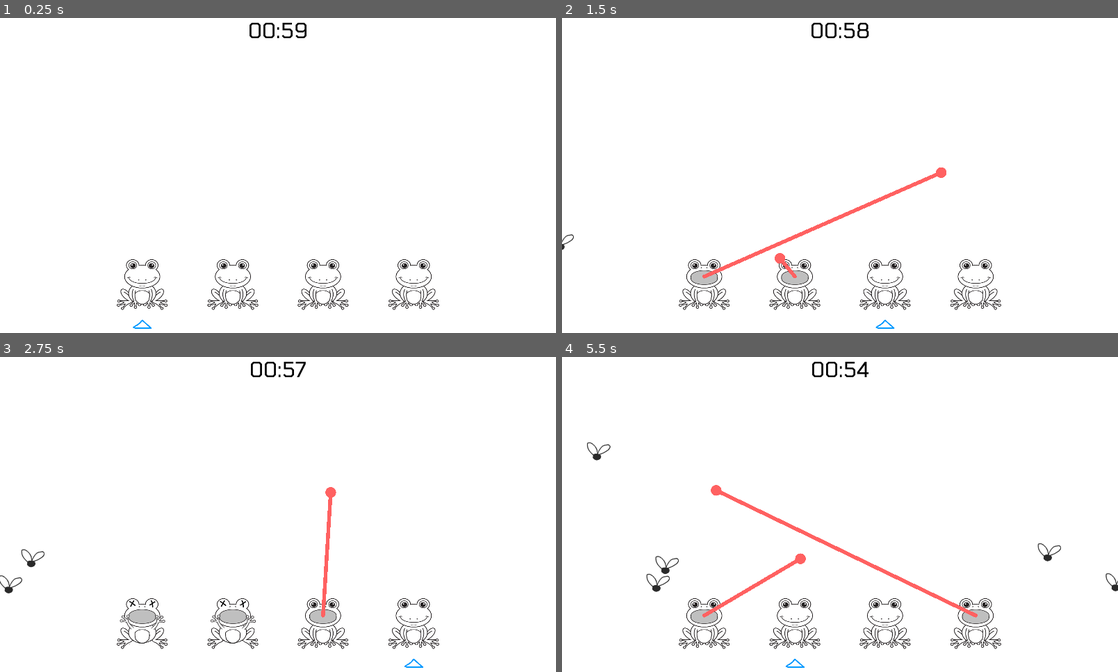
Above: before the commit, frames 1-4 (two rows, left to right).
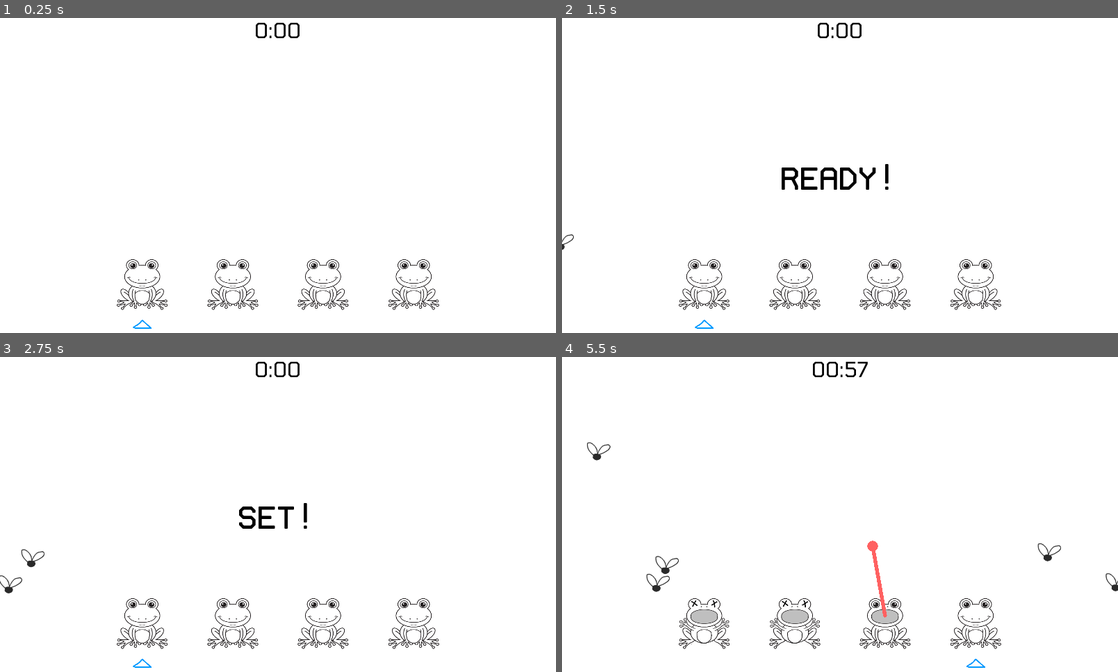
Above: after the commit, the same moments.

Repository: RichoM/time-flies
Game: Godot game, scene res://Level.tscn
The game is run twice, just before and just after one commit, with the same random seed, the same clock (stepped at 60 frames per second) and the same inputs.
Inputs (mouse positions are in pixels of both pictures, inside the frame that each line leads up to):
- Up to frame 1 (0.25 s): no input
- Up to frame 2 (1.5 s): tap Enter at 0.5 s; move the mouse to (962, 162) at 0.52 s; click (962, 162) at 0.67 s; move the mouse to (728, 197) at 1.27 s; click (728, 197) at 1.42 s
- Up to frame 3 (2.75 s): move the mouse to (333, 448) at 2.02 s; click (333, 448) at 2.17 s
- Up to frame 4 (5.5 s): move the mouse to (812, 583) at 2.77 s; click (812, 583) at 2.92 s; move the mouse to (1006, 568) at 3.52 s; click (1006, 568) at 3.67 s; move the mouse to (673, 470) at 4.27 s; click (673, 470) at 4.42 s; move the mouse to (867, 517) at 5.02 s; click (867, 517) at 5.17 s

The runs differ from the first frame. In frame 1, 0.3% of the frame differs, in the area x 44-56%, y 1-7%; in frame 2, 2.0%; in frame 3, 1.9%; in frame 4, 2.3%, in the area x 21-78%, y 1-99%.

Commit message:
Added a start sequence animation

Diff:
--- a/Level.tscn
+++ b/Level.tscn
@@ -1,10 +1,40 @@
-[gd_scene load_steps=9 format=2]
+[gd_scene load_steps=10 format=2]
 
 [ext_resource path="res://fly_spawner.gd" type="Script" id=1]
 [ext_resource path="res://fonts/Tomorrow-Regular.ttf" type="DynamicFontData" id=2]
 [ext_resource path="res://fonts/CatV_6x12_9.ttf" type="DynamicFontData" id=3]
 [ext_resource path="res://level.gd" type="Script" id=8]
 [ext_resource path="res://Frog.tscn" type="PackedScene" id=9]
+
+[sub_resource type="Animation" id=4]
+resource_name = "start_sequence"
+length = 4.0
+tracks/0/type = "value"
+tracks/0/path = NodePath("GUI/center_label:text")
+tracks/0/interp = 1
+tracks/0/loop_wrap = true
+tracks/0/imported = false
+tracks/0/enabled = true
+tracks/0/keys = {
+"times": PoolRealArray( 0, 1, 2, 3, 4 ),
+"transitions": PoolRealArray( 1, 1, 1, 1, 1 ),
+"update": 1,
+"values": [ "", "READY!", "SET!", "GO!", "" ]
+}
+tracks/1/type = "method"
+tracks/1/path = NodePath(".")
+tracks/1/interp = 1
+tracks/1/loop_wrap = true
+tracks/1/imported = false
+tracks/1/enabled = true
+tracks/1/keys = {
+"times": PoolRealArray( 3 ),
+"transitions": PoolRealArray( 1 ),
+"values": [ {
+"args": [  ],
+"method": "start_game"
+} ]
+}
 
 [sub_resource type="DynamicFont" id=1]
 size = 39
@@ -25,6 +55,9 @@
 [node name="Camera2D" type="Camera2D" parent="."]
 position = Vector2( 0, -225 )
 current = true
+
+[node name="AnimationPlayer" type="AnimationPlayer" parent="."]
+anims/start_sequence = SubResource( 4 )
 
 [node name="frogs" type="Node2D" parent="."]
 
@@ -76,12 +109,10 @@
 }
 
 [node name="center_label" type="Label" parent="GUI"]
-visible = false
 anchor_right = 1.0
 anchor_bottom = 1.0
 custom_colors/font_color = Color( 0, 0, 0, 1 )
 custom_fonts/font = SubResource( 3 )
-text = "READY!"
 align = 1
 valign = 1
 __meta__ = {
--- a/level.gd
+++ b/level.gd
@@ -5,19 +5,28 @@
 export(float) var time = 60 * 1000
 
 var begin_time
+var started = false
 
 onready var index = 0
 onready var frogs = get_node(frogs_path).get_children()
 
 func _ready():
 	get_current_frog().set_current(true)
+	begin_start_sequence()
+
+func begin_start_sequence():
+	$AnimationPlayer.play("start_sequence")
+
+func start_game():
+	started = true
 	begin_time = OS.get_ticks_msec()
 
 func _process(delta):
 	check_tongues_crossing()
-	var elapsed = OS.get_ticks_msec() - begin_time
-	var remaining = time - elapsed
-	display_remaining(remaining)
+	if started:
+		var elapsed = OS.get_ticks_msec() - begin_time
+		var remaining = time - elapsed
+		display_remaining(remaining)
 
 func display_remaining(remaining):
 	if remaining < 0:
@@ -37,6 +46,7 @@
 	get_current_frog().set_current(true)
 
 func _input(event):
+	if !started: return
 	if event is InputEventMouseButton and event.is_pressed():
 		var frog = get_current_frog()
 		frog.set_target(event.position)
